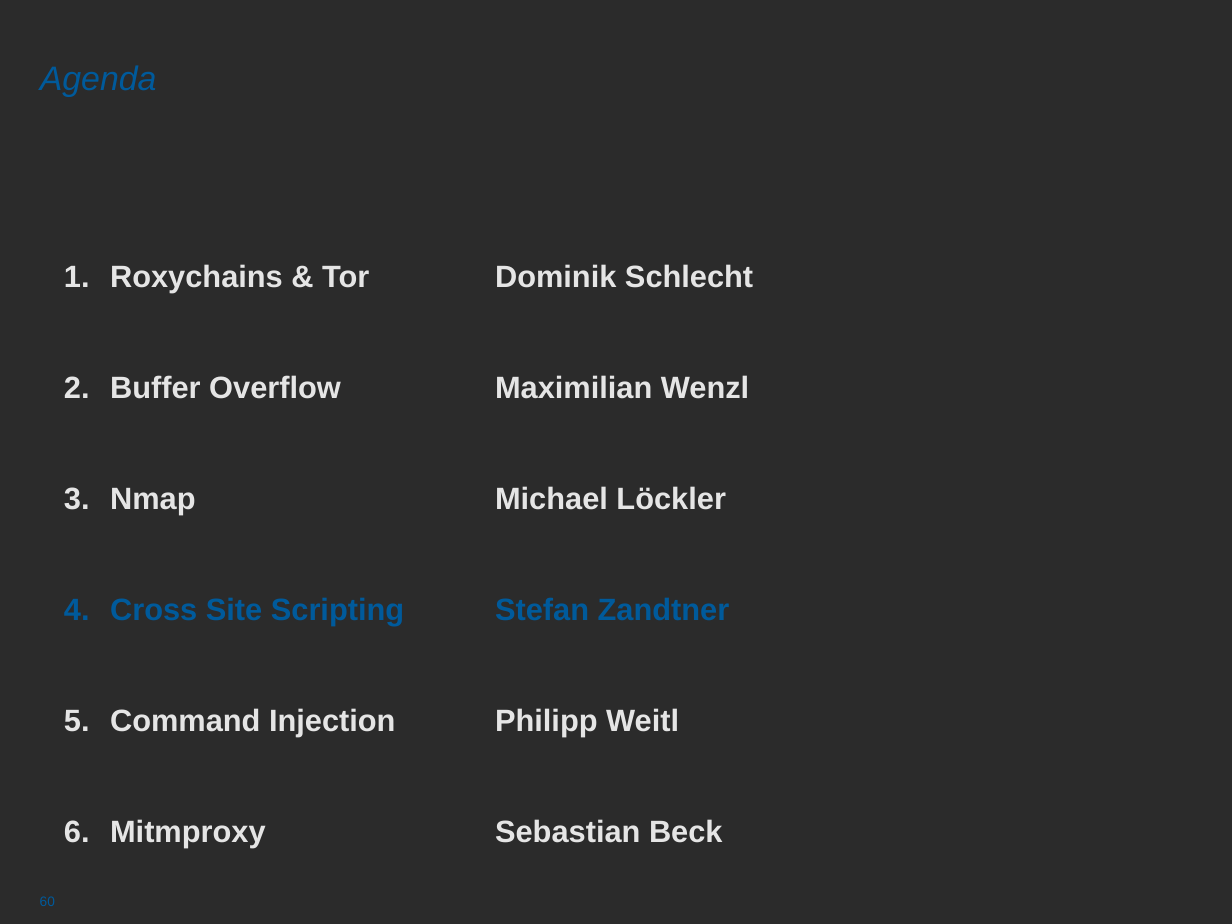
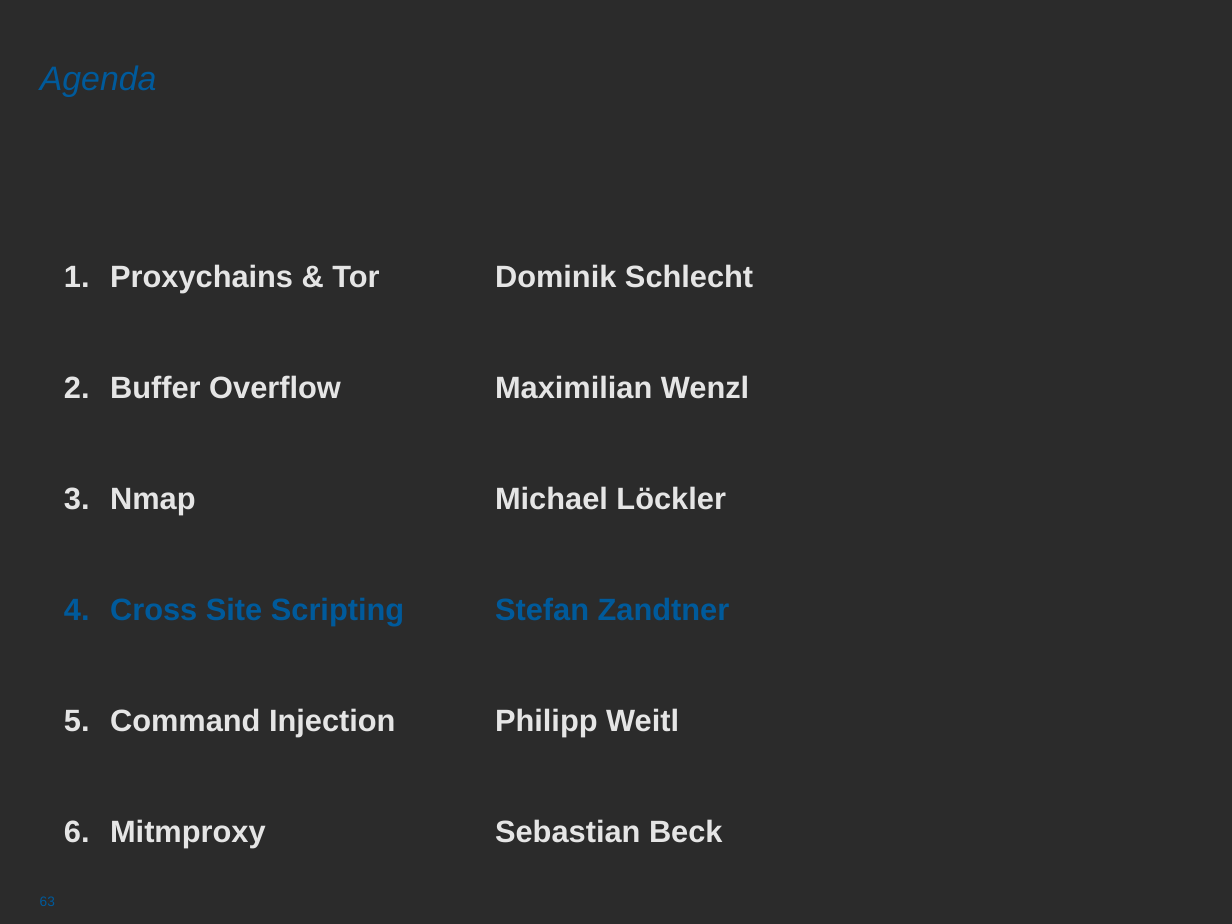
Before and after one commit to DominikSchlecht/masterProjWS15, a slide deck: slide 63 of Praesentation/Abschlusspräsentation/Endpräsentation_Gesamt.pptx (slide 60 before the commit). Drawn at 1232x924 pixels with LibreOffice and Linux fonts; fonts in the diff are those of the drawing; background and template pictures are left out; a plain dark background stands for a picture behind light text. Boxes give left, top, right and bottom in pixels: in the first picture for what was removed or moved away, otherwise in the second. Text is boxed around its words. In the diff, an @@ line names an element or a change of style, - is before the commit and + after.

```diff
--- a/Praesentation/Abschlusspräsentation/Endpräsentation_Gesamt.pptx
+++ b/Praesentation/Abschlusspräsentation/Endpräsentation_Gesamt.pptx
@@ text at (110, 264, 753, 293): text changed @@
-1. Roxychains & Tor Dominik Schlecht
+1. Proxychains & Tor Dominik Schlecht
@@ page number at (40, 896, 55, 906): text changed @@
-60
+63
```
Also in this commit, not shown: 17 other slides changed, 4 slides added, 1 other file.
